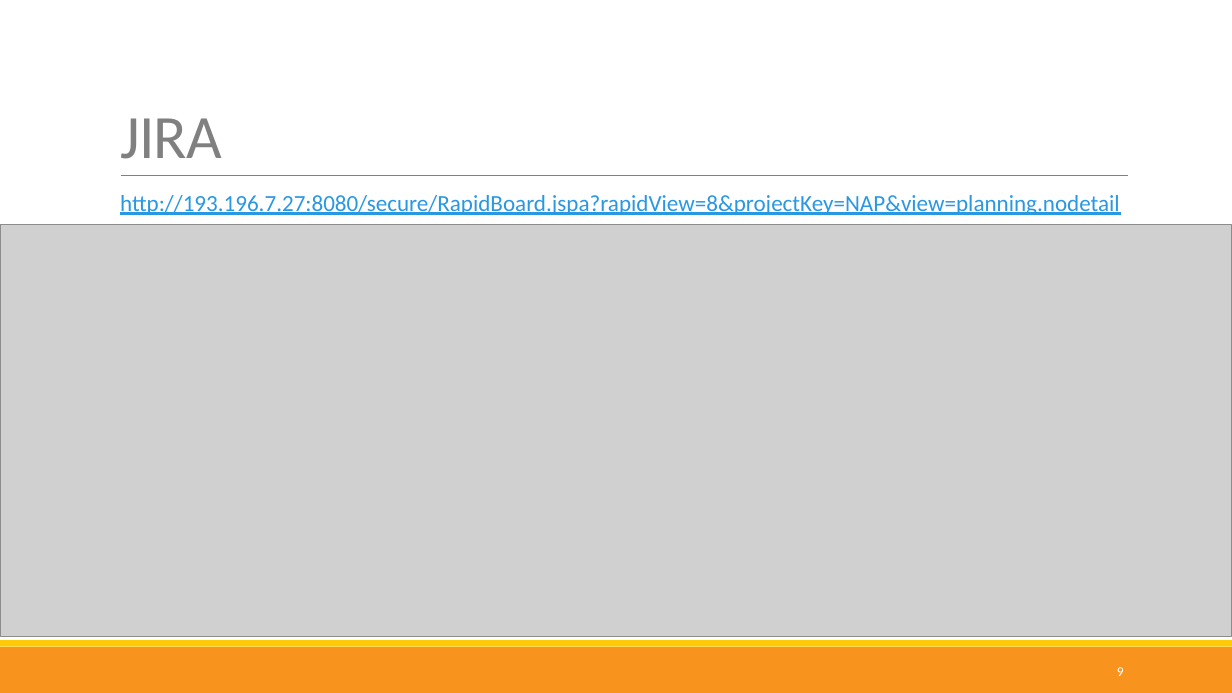
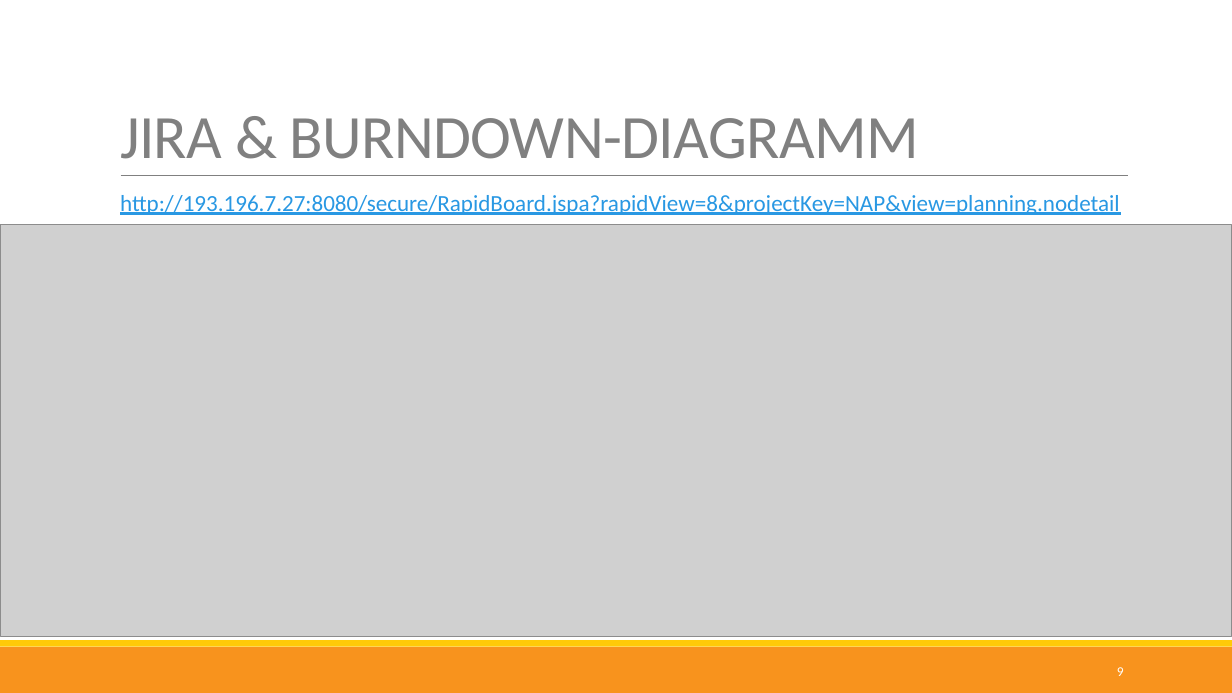
Before and after one commit to nappydevelopment/Nappy-the-ingenious-docs, a slide deck: slide 9 of Midterm-PPP.pptx. Drawn at 1232x693 pixels with LibreOffice and Linux fonts; fonts in the diff are those of the drawing; grey boxes stand for pictures. Boxes give left, top, right and bottom in pixels: in the first picture for what was removed or moved away, otherwise in the second. Text is boxed around its words. In the diff, an @@ line names an element or a change of style, - is before the commit and + after.

```diff
--- a/Midterm-PPP.pptx
+++ b/Midterm-PPP.pptx
@@ title at (120, 118, 919, 159): text changed @@
-JIRA
+JIRA & BURNDOWN-DIAGRAMM
```
Also in this commit, not shown: 6 other slides changed.
